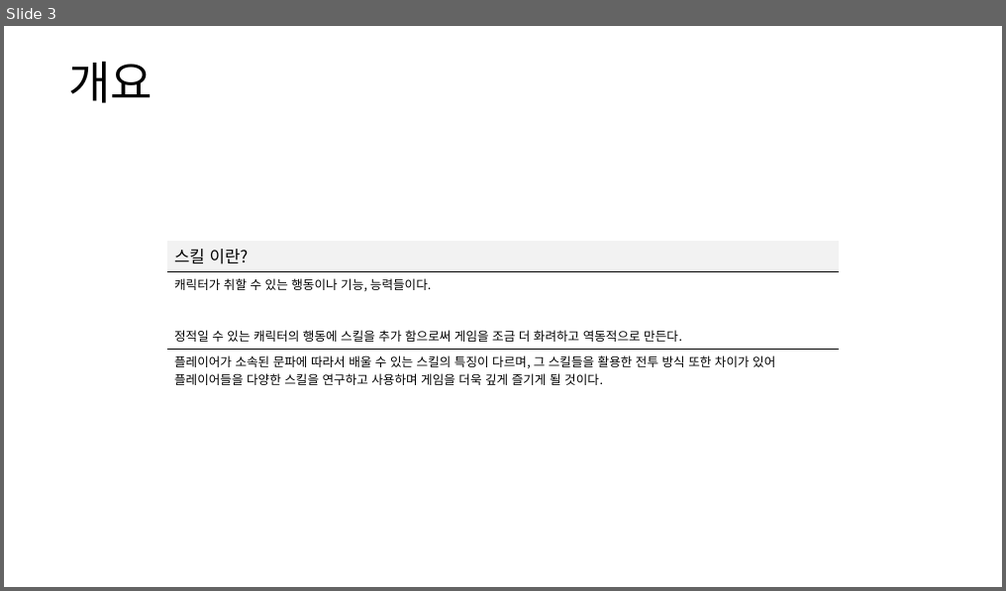
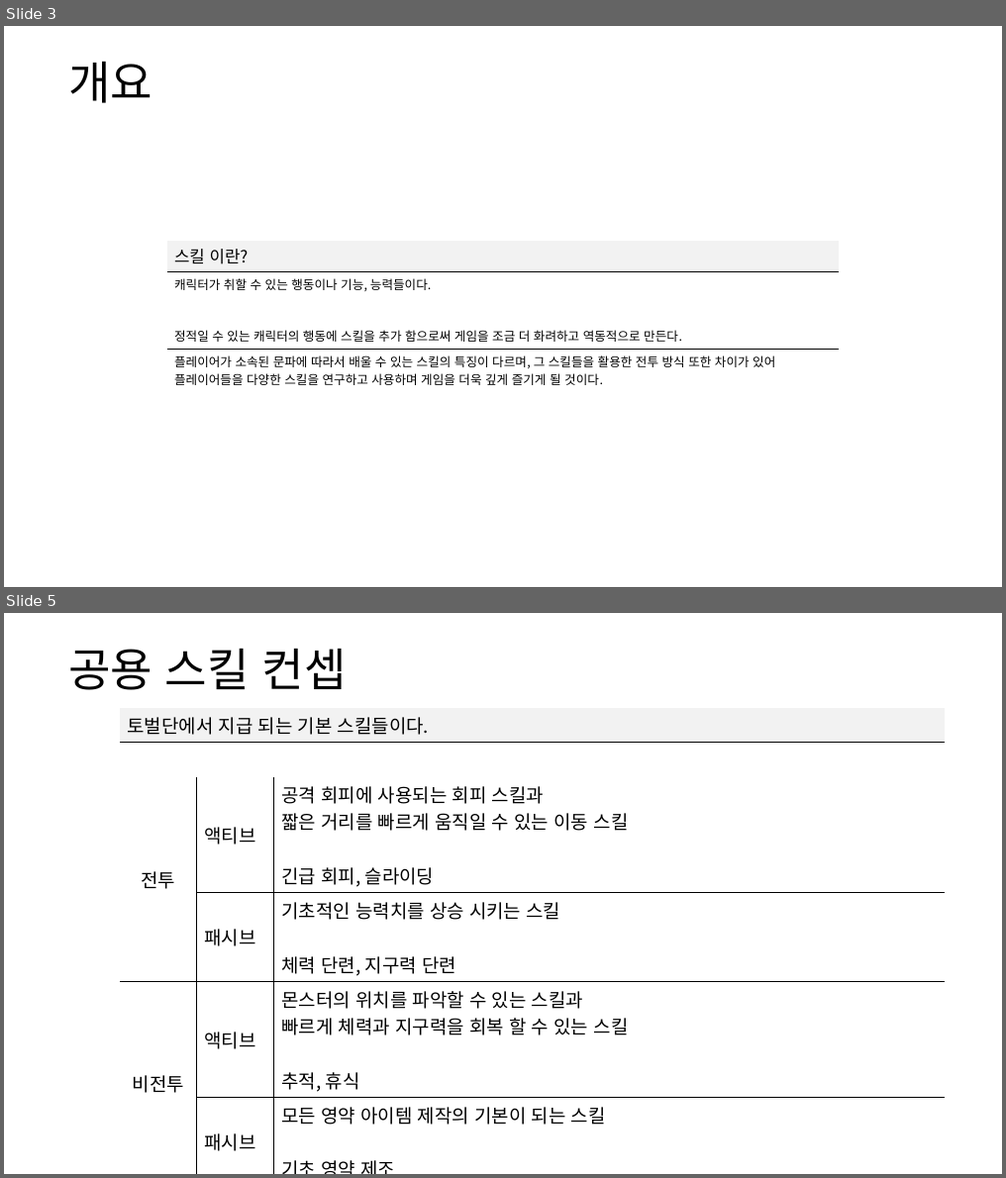
Before and after one commit to yjk0401/unityenginebasic_9th, a slide deck: 기획/방랑엽사전/스킬 기획서.pptx. Shown one above the other, each under a label of ours: slide 3 before the commit, slides 3 and 5 after it; the slides between them are not shown. The pictures are 1006x591 and 1006x1178 pixels, drawn with LibreOffice and Linux fonts; fonts in the diff are those of the drawing. Boxes give left, top, right and bottom in pixels: in the first picture for what was removed or moved away, otherwise in the second. Text is boxed around its words. In the diff, an @@ line names an element or a change of style, - is before the commit and + after.

```diff
--- a/기획/방랑엽사전/스킬 기획서.pptx
+++ b/기획/방랑엽사전/스킬 기획서.pptx
@@ slide 5 added at [4,613,1002,1174], background #FFFFFF @@
@@ text added at [68,648,347,690], 44 pt, text #000000 @@
+공용 스킬 컨셉
@@ table added at [120,708,945,1156], 6 rows, 3 columns @@
+토벌단에서 지급 되는 기본 스킬들이다. |  | 
+ |  | 
+전투 | 액티브 | 공격 회피에 사용되는 회피 스킬과 / 짧은 거리를 빠르게 움직일 수 있는 이동 스킬 / 긴급 회피, 슬라이딩
+ | 패시브 | 기초적인 능력치를 상승 시키는 스킬 / 체력 단련, 지구력 단련
+비전투 | 액티브 | 몬스터의 위치를 파악할 수 있는 스킬과 / 빠르게 체력과 지구력을 회복 할 수 있는 스킬 / 추적, 휴식
+ | 패시브 | 모든 영약 아이템 제작의 기본이 되는 스킬 / 기초 영약 제조
```
Also in this commit, not shown: 2 slides changed, 11 other slides added.
